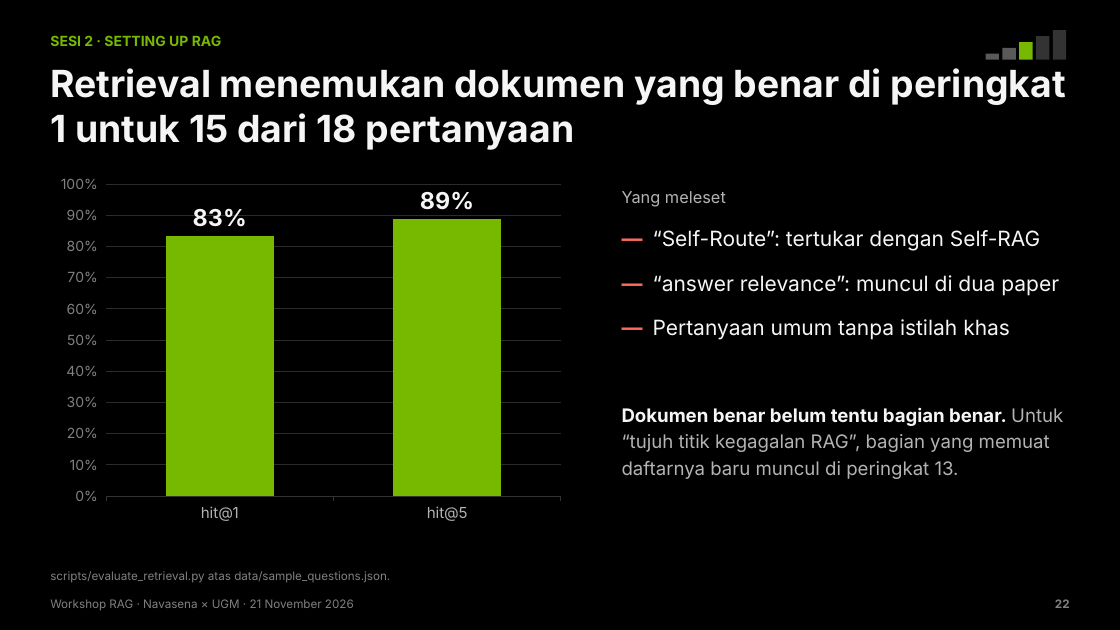
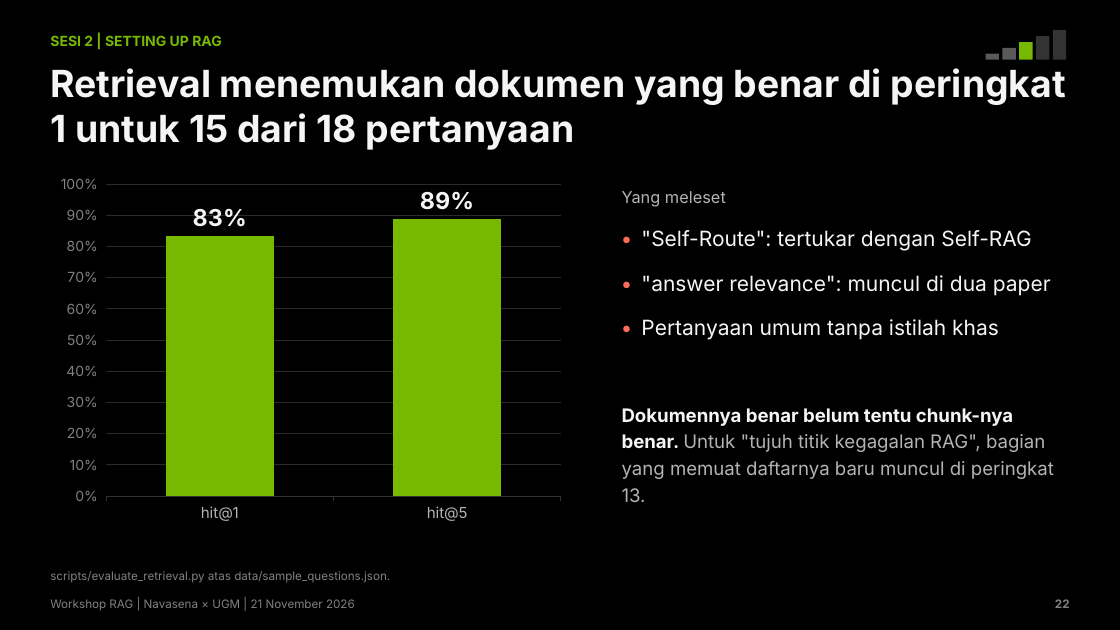
Before and after one commit to chmdznr/navasena-ugm-rag-workshop, a slide deck: slide 22 of slides/dist/Navasena_UGM_Workshop_RAG.pptx. Drawn at 1120x630 pixels with LibreOffice and Linux fonts; fonts in the diff are those of the drawing. Boxes give left, top, right and bottom in pixels: in the first picture for what was removed or moved away, otherwise in the second. Text is boxed around its words. In the diff, an @@ line names an element or a change of style, - is before the commit and + after.

Commit message:
Rapikan bahasa: istilah engineering yang lazim, tanpa terjemahan paksa
- knowledge base, guardrail, email, query, threshold, standar deviasi,
  masking, API key, role, end-to-end menggantikan terjemahan yang kaku
- Judul slide tidak lagi berpola 'X, bukan Y' dan 'tiga ...'
- Tanda baca dibersihkan (titik tengah, em-dash, kutip miring)
- Ingest berjalan dalam satu transaksi supaya aplikasi yang sedang jalan
  tidak melihat data setengah jadi
- Deck dan notebook dibangun ulang dengan hasil gladi terbaru

```diff
--- a/slides/dist/Navasena_UGM_Workshop_RAG.pptx
+++ b/slides/dist/Navasena_UGM_Workshop_RAG.pptx
@@ text at [50, 35, 222, 46]: text changed @@
-SESI 2 · SETTING UP RAG
+SESI 2 | SETTING UP RAG
@@ text at [641, 230, 1051, 340]: text changed @@
-— “Self-Route”: tertukar dengan Self-RAG
-— “answer relevance”: muncul di dua paper
-— Pertanyaan umum tanpa istilah khas
+• "Self-Route": tertukar dengan Self-RAG
+• "answer relevance": muncul di dua paper
+• Pertanyaan umum tanpa istilah khas
@@ text at [622, 408, 1054, 502]: text changed @@
-Dokumen benar belum tentu bagian benar. Untuk “tujuh titik kegagalan RAG”, bagian yang memuat daftarnya baru muncul di peringkat 13.
+Dokumennya benar belum tentu chunk-nya benar. Untuk "tujuh titik kegagalan RAG", bagian yang memuat daftarnya baru muncul di peringkat 13.
@@ text at [50, 599, 355, 611]: text changed @@
-Workshop RAG · Navasena × UGM · 21 November 2026
+Workshop RAG | Navasena × UGM | 21 November 2026
```
Also in this commit, not shown: 36 other slides changed, 30 other files.
